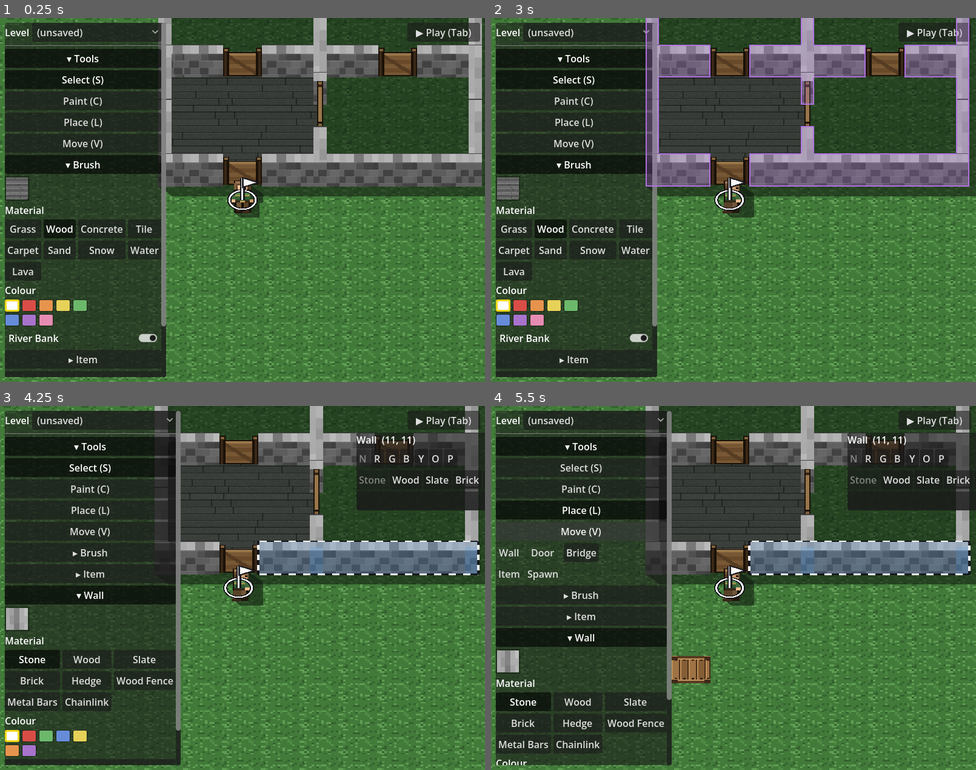
Above: before the commit, frames 1-4 (two rows, left to right).
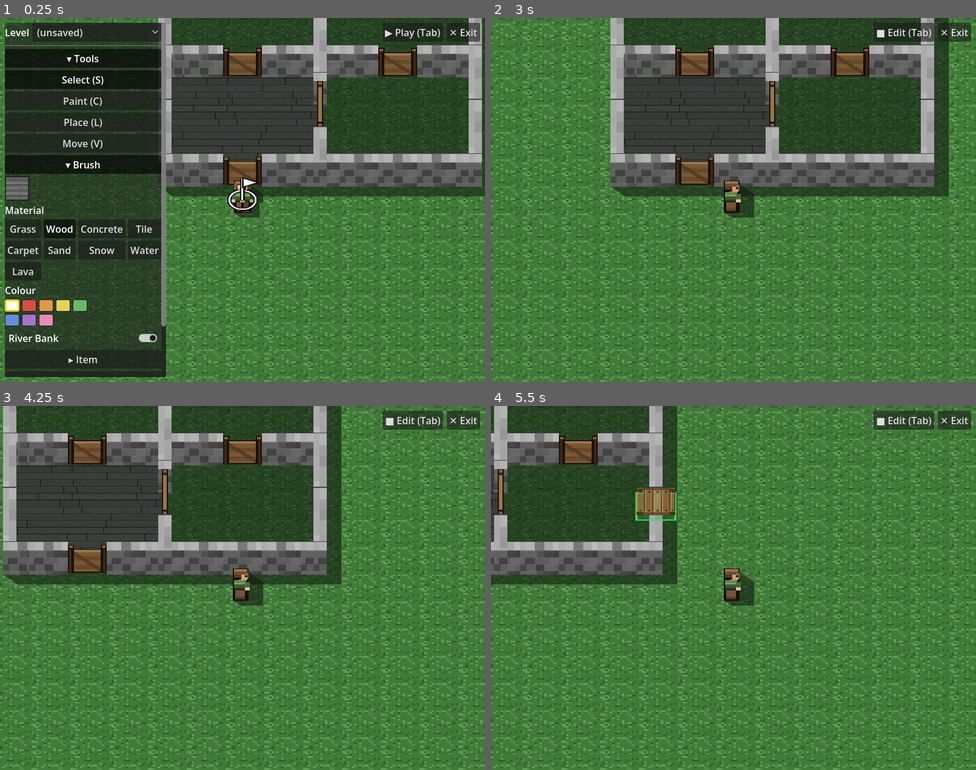
Above: after the commit, the same moments.

Repository: Malcolm-Malloy/grid-quest
Game: Godot game, scene res://main.tscn
The game is run twice, just before and just after one commit, with the same random seed, the same clock (stepped at 60 frames per second) and the same inputs.
Inputs (mouse positions are in pixels of both pictures, inside the frame that each line leads up to):
- Up to frame 1 (0.25 s): no input
- Up to frame 2 (3 s): click "▶ Play (Tab)" at 0.5 s; click "■ Edit (Tab)" at 1.25 s; click "▶ Play (Tab)" at 2 s; tap Enter at 2.75 s; move the mouse to (840, 181) at 2.77 s; hold Right (ui_right) from 2.78 s (still down); tap Delete at 2.85 s; click (840, 181) at 2.92 s
- Up to frame 3 (4.25 s): release Right (ui_right) at 3.5 s; drag from (145, 606) to (218, 660) at 3.52 s
- Up to frame 4 (5.5 s): move the mouse to (782, 507) at 4.27 s; hold Right (ui_right) 4.28-5 s; tap G at 4.35 s; drag from (709, 660) to (588, 533) at 5.02 s

The runs differ from the first frame. In frame 1, 0.3% of the frame differs, in the area x 78-99%, y 1-7%; in frame 2, 53%; in frame 3, 59%; in frame 4, 68%, in the area x 0-100%, y 0-100%.

Commit message:
Editor: an Exit button, guarding unsaved work on quit
The game launches fullscreen with no title bar, so the only ways out
were Cmd+Q or dropping out of fullscreen first.

- ui/mode_toggle.gd now owns the top-right chrome pair (EDIT/PLAY and
  Exit) in one right-aligned row, so neither button has to know the
  other's width. Both stay visible in both modes: play must be leavable.
- Quitting honours the dirty-flag rule ROADMAP "Unsaved-work protection"
  already decided for quit. A clean map exits straight away; unsaved
  edits raise Save and Quit (the default, so the safe choice is the one
  your hand is already on), Quit without Saving, and Cancel.
- A never-saved map has no filename to write to, so "Save and Quit"
  hands over the Maps menu's Save As field rather than inventing a name.
- Also drops MapIO.current_map(), a duplicate accessor added earlier
  this session; MapIO.current() already did the job, and callers are
  swept onto it.
- Tests: dev/test_exit_button (16 checks).

Co-Authored-By: Claude Opus 5 <noreply@anthropic.com>

Diff:
--- /dev/null
+++ b/dev/test_exit_button.gd
@@ -0,0 +1,68 @@
+extends Node
+
+# Dev-only headless test for the Exit button (top-right chrome, beside the EDIT/PLAY toggle). The game
+# launches fullscreen with no title bar, so this is the on-screen way out -- and quitting must never
+# silently discard unsaved edits (ROADMAP "Unsaved-work protection": on quit with unsaved changes,
+# prompt Save / Discard / Cancel). Text-only, no rendering; nothing here actually quits.
+#   /Applications/Godot.app/Contents/MacOS/Godot --headless --path . res://dev/test_exit_button.tscn
+
+var _fails := 0
+func _check(label: String, cond: bool) -> void:
+	print(("PASS " if cond else "FAIL ") + label)
+	if not cond: _fails += 1
+
+func _ready() -> void:
+	MapIO.auto_load = false
+	var main: Node = load("res://main.tscn").instantiate()
+	add_child(main)
+	await get_tree().process_frame
+	var chrome = main.get_node("ModeToggle")
+	var menu = get_tree().get_first_node_in_group("save_load_menu")
+
+	# --- 1. the button is there, in both modes (play must always be leavable) ---
+	_check("the Exit button exists", chrome._exit != null)
+	_check("it is labelled as an exit", "Exit" in chrome._exit.text)
+	_check("it sits beside the mode toggle in one row", chrome._exit.get_parent() == chrome._button.get_parent())
+	_check("visible in EDIT", chrome._exit.is_visible_in_tree())
+	EditorMode.set_mode(EditorMode.Mode.PLAY)
+	await get_tree().process_frame
+	_check("still visible in PLAY (the tool strip hides, this must not)", chrome._exit.is_visible_in_tree())
+	EditorMode.set_mode(EditorMode.Mode.EDIT)
+	await get_tree().process_frame
+
+	# --- 2. a clean map exits without nagging ---
+	MapIO.dirty = false
+	chrome._on_exit_pressed()
+	_check("a clean map raises no dialog", not chrome._confirm.visible)
+
+	# --- 3. unsaved edits stop the quit and offer all three ways out ---
+	MapIO.dirty = true
+	chrome._on_exit_pressed()
+	_check("unsaved edits raise the guard instead of quitting", chrome._confirm.visible)
+	_check("the safe choice is the default button", chrome._confirm.ok_button_text == "Save and Quit")
+	_check("discarding is offered explicitly", chrome._discard_btn != null
+		and chrome._discard_btn.text == "Quit without Saving")
+	_check("cancelling is offered (ConfirmationDialog's own)", chrome._confirm.get_cancel_button() != null)
+	chrome._confirm.hide()
+
+	# --- 4. "Save and Quit" on a NEVER-SAVED map has no filename, so it hands over the Save As field
+	# rather than inventing one ---
+	MapIO._current = ""
+	MapIO.dirty = true
+	chrome._save_and_quit()
+	# no await here: opening the Maps menu PAUSES the tree, and awaiting a frame under a paused tree
+	# never returns in a headless run
+	_check("an unnamed map opens the Maps menu instead of quitting", menu != null and menu.visible)
+	_check("...and the guard closed behind it", not chrome._confirm.visible)
+	menu._close()
+
+	# --- 5. a named map saves to that file, then quits (checked by the file landing on disk) ---
+	MapIO._current = "__exit_test"
+	MapIO.dirty = true
+	MapIO.save_map("__exit_test") # what _save_and_quit does before get_tree().quit()
+	_check("a named map has somewhere to save to", FileAccess.file_exists("user://maps/__exit_test.json"))
+	_check("saving cleared the dirty flag", not MapIO.dirty)
+	DirAccess.remove_absolute("user://maps/__exit_test.json")
+
+	print("RESULT: %s (%d failures)" % ["OK" if _fails == 0 else "FAILURES", _fails])
+	get_tree().quit(_fails)
--- /dev/null
+++ b/dev/test_exit_button.tscn
@@ -0,0 +1,6 @@
+[gd_scene format=3 uid="uid://b7qk3vexit001"]
+
+[ext_resource type="Script" path="res://dev/test_exit_button.gd" id="1"]
+
+[node name="TestExitButton" type="Node"]
+script = ExtResource("1")
--- a/dev/test_locked_doors.gd
+++ b/dev/test_locked_doors.gd
@@ -48,7 +48,7 @@
 	_check("one red key was consumed", player.stack_count("key_red") == 1)
 	_check("the door is no longer locked", not obs.is_locked(door, player))
 	_check("a coloured lock, once opened, is recorded on the CHARACTER",
-		CharacterIO.is_unlocked(MapIO.current_map(), door_id))
+		CharacterIO.is_unlocked(MapIO.current(), door_id))
 	_check("the MAP still holds the authored lock", obs.door_at(door)["lock"] == "colour")
 	_check("re-opening it costs nothing more", obs.try_unlock(door, player) and player.stack_count("key_red") == 1)
 
@@ -63,7 +63,7 @@
 	_check("the bound key opens it", not obs.is_locked(door, player) and obs.try_unlock(door, player))
 	_check("the unique key is NOT consumed", player.uniques_of("key").size() == 2)
 	_check("nothing was recorded: a unique lock is re-checked every time",
-		not CharacterIO.is_unlocked(MapIO.current_map(), door_id))
+		not CharacterIO.is_unlocked(MapIO.current(), door_id))
 	# losing the key shuts the door again -- the reason unique locks persist no opened flag
 	player.inventory["uniques"] = [{"item": "key", "id": "pk1", "data": {"door_id": "some-other-door"}}]
 	_check("losing the key locks the door again", obs.is_locked(door, player))
--- a/systems/map_io.gd
+++ b/systems/map_io.gd
@@ -270,11 +270,6 @@
 	if not DirAccess.dir_exists_absolute(DIR):
 		DirAccess.make_dir_recursive_absolute(DIR)
 
-# the name of the map currently in memory ("" = a new/unsaved map). Read by CharacterIO's collected
-# store, which keys what this character has picked up by map.
-func current_map() -> String:
-	return _current
-
 func _path(map_name: String) -> String:
 	return "%s/%s.json" % [DIR, map_name]
 
--- a/ui/mode_toggle.gd
+++ b/ui/mode_toggle.gd
@@ -1,27 +1,84 @@
 extends CanvasLayer
 
-# The one persistent control that flips EditorMode between EDIT and PLAY. Unlike the tool strip (which
-# hides in play), this button stays visible in BOTH modes, top-right, so play mode can always be left.
-# Tab toggles too. The label reflects the ACTION the button performs, not the current mode:
-# in EDIT it offers "Play", in PLAY it offers "Edit".
+# The persistent top-right chrome: the EDIT/PLAY toggle and the Exit button. Unlike the tool strip
+# (which hides in play), both stay visible in BOTH modes -- play mode must always be leavable, and the
+# game launches FULLSCREEN with no title bar (see systems/window_mode.gd), so without an on-screen
+# Exit the only ways out are Cmd+Q or dropping out of fullscreen first.
+#
+# The toggle's label reflects the ACTION it performs, not the current mode: in EDIT it offers "Play",
+# in PLAY it offers "Edit". Tab toggles too.
+#
+# QUITTING GUARDS UNSAVED WORK, per ROADMAP "Unsaved-work protection": on quit with unsaved changes,
+# prompt Save / Discard / Cancel. Only when actually dirty -- a clean map exits straight away.
 
 var _button: Button
+var _exit: Button
+var _confirm: ConfirmationDialog
+var _discard_btn: Button # the "quit anyway" escape hatch on the unsaved-changes guard
 
 func _ready() -> void:
 	layer = 10 # above the tool strip and save/load chrome
+	# both buttons in one right-aligned row, so neither has to know the other's width
+	var row := HBoxContainer.new()
+	row.set_anchors_preset(Control.PRESET_TOP_RIGHT)
+	row.grow_horizontal = Control.GROW_DIRECTION_BEGIN # extend leftward from the right edge
+	row.offset_right = -8
+	row.offset_top = 8
+	row.add_theme_constant_override("separation", 6)
+	add_child(row)
+
 	_button = Button.new()
-	_button.set_anchors_preset(Control.PRESET_TOP_RIGHT)
-	# nudge in from the corner; PRESET_TOP_RIGHT pins the right edge, so offset left/down a little
-	_button.offset_right = -8
-	_button.offset_top = 8
-	_button.offset_left = -128
 	_button.pressed.connect(func(): EditorMode.toggle())
-	add_child(_button)
+	row.add_child(_button)
+
+	_exit = Button.new()
+	_exit.text = "✕ Exit"
+	_exit.tooltip_text = "Close the game"
+	_exit.pressed.connect(_on_exit_pressed)
+	row.add_child(_exit)
+
+	# Save / Discard / Cancel. ConfirmationDialog gives OK + Cancel, so "Save and Quit" is the OK
+	# action (the safe default) and Discard is an extra button: quitting should never silently throw
+	# away edits, and the safe choice should be the one your hand is already on.
+	_confirm = ConfirmationDialog.new()
+	_confirm.title = "Unsaved changes"
+	_confirm.dialog_text = "This map has unsaved changes."
+	_confirm.ok_button_text = "Save and Quit"
+	_discard_btn = _confirm.add_button("Quit without Saving", true, "discard")
+	_confirm.confirmed.connect(_save_and_quit)
+	_confirm.custom_action.connect(func(action: StringName):
+		if action == "discard":
+			_quit())
+	add_child(_confirm)
+
 	EditorMode.changed.connect(func(_m): _refresh())
 	_refresh()
 
 func _refresh() -> void:
 	_button.text = "▶ Play (Tab)" if EditorMode.is_edit() else "■ Edit (Tab)"
+
+# quit, but never on top of unsaved edits
+func _on_exit_pressed() -> void:
+	if MapIO.dirty:
+		_confirm.popup_centered()
+	else:
+		_quit()
+
+# "Save and Quit" only writes when the map has a name; an unsaved NEW map has nowhere to go, so it
+# falls back to the Maps menu (M) rather than inventing a filename behind the user's back.
+func _save_and_quit() -> void:
+	var name := MapIO.current()
+	if name == "":
+		_confirm.hide()
+		var menu := get_tree().get_first_node_in_group("save_load_menu")
+		if menu and menu.has_method("open"):
+			menu.open()
+		return
+	MapIO.save_map(name)
+	_quit()
+
+func _quit() -> void:
+	get_tree().quit()
 
 # Tab flips the mode from anywhere. Ignored while a LineEdit (e.g. the save-name field) has focus so
 # it doesn't hijack tab-out, matching the tool-strip shortcut guard.
--- a/ui/save_load_menu.gd
+++ b/ui/save_load_menu.gd
@@ -18,6 +18,7 @@
 	layer = 100 # above the game and the floor-highlight overlay (layer 90)
 	process_mode = Node.PROCESS_MODE_ALWAYS # keep working while the game is paused
 	visible = false
+	add_to_group("save_load_menu") # so the Exit guard can hand an unnamed map to the Save As field
 	_build_ui()
 	# live-update the current-map label's unsaved marker, and flash a note when autosave fires
 	MapIO.dirty_changed.connect(func(_d): if visible: _refresh_current_label())
@@ -113,6 +114,11 @@
 				_flash("Saved")
 				_refresh()
 		get_viewport().set_input_as_handled()
+
+# open the menu from elsewhere (the Exit button's "Save and Quit" on a never-saved map, which has no
+# filename to write to and so hands the user the Save As field instead of inventing one)
+func open() -> void:
+	_open()
 
 func _toggle() -> void:
 	if visible:
--- a/world/obstacles.gd
+++ b/world/obstacles.gd
@@ -111,7 +111,7 @@
 		# bound to THIS door id; the key is kept and the metal lock stays on the door, open or closed).
 		gate.lock = String(gate_data.get("lock", ""))
 		gate.lock_color = String(gate_data.get("lock_color", "red"))
-		gate.unlocked = gate.lock == "colour" and CharacterIO.is_unlocked(MapIO.current_map(), gate.door_id)
+		gate.unlocked = gate.lock == "colour" and CharacterIO.is_unlocked(MapIO.current(), gate.door_id)
 		# authored default state (MapIO-persisted); applied here so the gate spawns showing what was
 		# authored. In PLAY the player's proximity logic takes over; EDIT resets to these.
 		gate.authored_open = gate_data.get("open", false)
@@ -480,7 +480,7 @@
 		return false
 	var id := String(d.get("id", ""))
 	if lock == "colour":
-		return not CharacterIO.is_unlocked(MapIO.current_map(), id)
+		return not CharacterIO.is_unlocked(MapIO.current(), id)
 	# unique: locked unless the bound key is in hand
 	if player == null:
 		player = get_tree().get_first_node_in_group("player")
@@ -503,12 +503,12 @@
 		return true
 	var id := String(d.get("id", ""))
 	if lock == "colour":
-		if CharacterIO.is_unlocked(MapIO.current_map(), id):
+		if CharacterIO.is_unlocked(MapIO.current(), id):
 			return true
 		var key := "key_" + String(d.get("lock_color", "red"))
 		if not player.take_from_stack(key, 1):
 			return false
-		CharacterIO.mark_unlocked(MapIO.current_map(), id)
+		CharacterIO.mark_unlocked(MapIO.current(), id)
 		var g = gate_node_at(cell)
 		if g:
 			g.unlocked = true # the lock is removed from the door, so it needs no open-state art
--- a/world/pickups.gd
+++ b/world/pickups.gd
@@ -76,7 +76,7 @@
 func build_world() -> void:
 	if pickup_script == null:
 		return
-	var map := MapIO.current_map()
+	var map := MapIO.current()
 	for rec in pickups:
 		if CharacterIO.is_collected(map, String(rec["id"])):
 			continue # this character already took it; the MAP still holds it (editor + a fresh game)
@@ -116,7 +116,7 @@
 		player.add_to_stack(item, 1)
 	else:
 		player.add_unique(item, String(rec["id"]), rec.get("data", {}))
-	CharacterIO.mark_collected(MapIO.current_map(), String(rec["id"]))
+	CharacterIO.mark_collected(MapIO.current(), String(rec["id"]))
 	for n in get_tree().get_nodes_in_group("pickups"):
 		if n.id == rec["id"]:
 			n.queue_free()
Not shown, changed: ROADMAP.md
